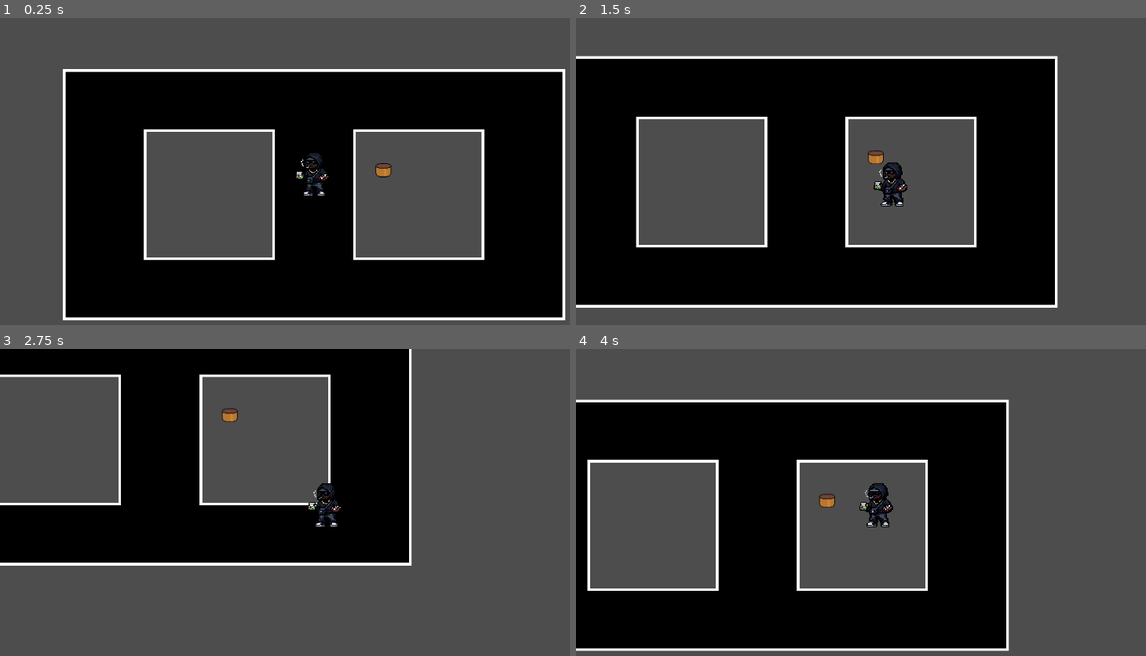
Above: before the commit, frames 1-4 (two rows, left to right).
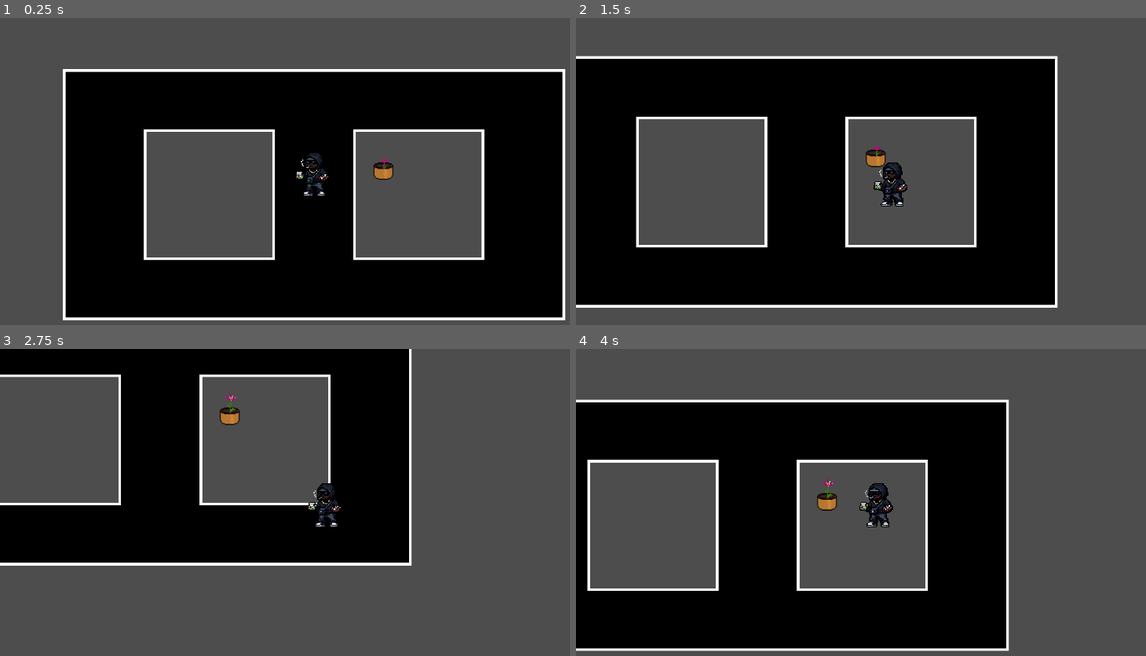
Above: after the commit, the same moments.

Repository: Magical-Schedule/magical-schedule
Game: Godot game, scene res://scenes/dev/playground.tscn
Same seed, same stepped clock (60 frames per second), same inputs: the game is played once before the commit and once after it.
Inputs (mouse positions are in pixels of both pictures, inside the frame that each line leads up to):
- Up to frame 1 (0.25 s): no input
- Up to frame 2 (1.5 s): tap Enter at 0.5 s; move the mouse to (1026, 177) at 0.52 s; hold D (move_right) 0.53-1.28 s; hold F (interact) 0.53-1.28 s; click (1026, 177) at 0.67 s; tap E at 0.8, 1.35 s; move the mouse to (764, 211) at 1.27 s; hold S (move_down) from 1.28 s (still down); click (764, 211) at 1.42 s
- Up to frame 3 (2.75 s): tap F (interact) at 1.55 s; move the mouse to (376, 447) at 2.02 s; release S (move_down) at 2.03 s; hold D (move_right) from 2.03 s (still down); hold F (interact) from 2.03 s (still down); click (376, 447) at 2.17 s; tap E at 2.3 s
- Up to frame 4 (4 s): move the mouse to (861, 597) at 2.77 s; release D (move_right) at 2.78 s; release F (interact) at 2.78 s; hold W (move_up) 2.78-3.53 s; tap E at 2.85, 3.8 s; click (861, 597) at 2.92 s; tap F (interact) at 3.05 s; move the mouse to (1077, 579) at 3.52 s; hold A (move_left) from 3.53 s (still down); hold F (interact) from 3.53 s (still down); click (1077, 579) at 3.67 s

The runs differ from the first frame. In frame 1, 0.1% of the frame differs, in the area x 65-70%, y 45-53%; in frame 2, 0.1%; in frame 3, 0.2%, in the area x 38-43%, y 14-25%; in frame 4, 0.2%.

Commit message:
Fix: Inventory UI layout, CanvasLayer setup and dynamic item harvesting
V tem posodobljenem delu sem se osredotočil na izboljšavo uporabniškega vmesnika in logike obiranja rastlin, da bi bila igra bolj stabilna in pregledna. Glavna sprememba je uvedba sistema CanvasLayer, ki omogoča, da inventar ostane fiksiran na zaslonu ne glede na premikanje igralca po svetu. Hkrati sem popravil sidra (Anchors), tako da se glavni meni vedno odpre na sredini, vroča vrstica (hotbar) pa ostane poravnana na spodnji del zaslona.

Kar zadeva samo igranje, sem v skripti field.gd implementiral dinamično prepoznavanje rastlin. Igra zdaj sama ugotovi, katero vrsto si ubral – naj bo to drevo, cvet ali goba – in samodejno poišče ustrezno datoteko .tres znotraj mape Define, kar zagotavlja pravilno prikazovanje ikon v inventarju. Da bi bila izkušnja bolj čista, sem odstranil fiksni začetni predmet v InventoryUI.gd, tako da je meni ob zagonu prazen, miška pa zdaj ostane vidna za lažje upravljanje predmetov.

Diff:
--- a/scripts/field.gd
+++ b/scripts/field.gd
@@ -7,8 +7,8 @@
 const WET_POT = "res://assets/plants/pots/wet_pot.png"
 
 @onready var pot_sprite: Sprite2D = $PotSprite
-@onready var plant_sprite:  Sprite2D = $PlantSprite
-@onready var interaction_area:  Area2D = $InteractionArea
+@onready var plant_sprite: Sprite2D = $PlantSprite
+@onready var interaction_area: Area2D = $InteractionArea
 
 var state: FieldState = FieldState.EMPTY
 var crop: Crop = null
@@ -17,21 +17,25 @@
 	reset_field()
 	plant_sprite.visible = false
 
-	# Povečaj sprite-e
-	pot_sprite.scale = Vector2(2, 2)
-	plant_sprite.scale = Vector2(2, 2)
+	pot_sprite.scale = Vector2(2.5, 2.5)
+	plant_sprite.scale = Vector2(2.5, 2.5)
 
-	# Premakni rastlino navzgor
-	plant_sprite.position. y = -64
+	plant_sprite.texture_filter = CanvasItem.TEXTURE_FILTER_NEAREST
+	plant_sprite.position.y = -74
 
-	# Poveži signale za detekcijo igralca
 	if interaction_area:
 		interaction_area.body_entered.connect(_on_player_entered)
 		interaction_area.body_exited.connect(_on_player_exited)
 
+	var test_crop = Crop.new()
+	test_crop.crop_name = "flower"
+	test_crop.time_per_stage = 2.0
+
+	plant_seed(test_crop)
+
 func _process(delta):
 	if state == FieldState.GROWING and crop:
-		if crop.grow(delta):  # Vrne true če se je stage spremenil
+		if crop.grow(delta):
 			update_plant_sprite()
 			if crop.is_mature():
 				state = FieldState.READY
@@ -51,35 +55,36 @@
 	state = FieldState.WET
 	pot_sprite.texture = load(WET_POT)
 
-	# Prikaži prvo fazo rastline
 	plant_sprite.visible = true
 	update_plant_sprite()
 	state = FieldState.GROWING
-	print("🌱 Planted:  ", crop.crop_name)
+	print("🌱 Planted: ", crop.crop_name)
 
 func update_plant_sprite():
 	if not crop:
 		return
 
-	# Nastavi spritesheet frame glede na stage
 	plant_sprite.texture = load("res://assets/plants/growing_animations/growing_animations.png")
-	plant_sprite.hframes = 4  # 4 faze horizontalno
-	plant_sprite.vframes = 4  # 4 različne rastline vertikalno
 
-	# TODO: Mapirati crop_name na row index
-	# Za zdaj uporabi row 0 (prva rastlina)
+	plant_sprite.hframes = 4
+	plant_sprite.vframes = 4
+
 	var crop_row: int = 0
-	plant_sprite.frame = crop_row * plant_sprite. hframes + crop.current_stage
+	if crop.crop_name == "carnivorous": crop_row = 1
+	elif crop.crop_name == "tree": crop_row = 2
+	elif crop.crop_name == "flower": crop_row = 3
+
+	plant_sprite.frame = (crop_row * plant_sprite.hframes) + crop.current_stage
+	plant_sprite.visible = true
 
 func can_harvest() -> bool:
-	return state == FieldState. READY
+	return state == FieldState.READY
 
 func harvest() -> Dictionary:
 	if state != FieldState.READY or not crop:
 		return {}
 
-	# Izračunaj yield (random bonus)
-	var yield_amount = crop.base_yield + randi() % 3  # +0 do +2
+	var yield_amount = crop.base_yield + randi() % 3
 
 	var result = {
 		"item": crop.harvest_item_name,
@@ -99,3 +104,24 @@
 	if body is Player:
 		body.nearby_field = null
 		print("🔴 Igralec zapustil območje polja")
+
+func _unhandled_input(event):
+	if event is InputEventKey and event.keycode == KEY_E and event.pressed:
+		if state == FieldState.READY:
+			for body in interaction_area.get_overlapping_bodies():
+				if body is Player:
+					execute_harvest()
+
+func execute_harvest():
+	var result = harvest()
+	if not result.is_empty():
+		var inv_ui = get_tree().root.find_child("InventoryUi", true, false)
+		if inv_ui:
+			var item_path = "res://scripts/items/Define/" + result.item + ".tres"
+
+			if ResourceLoader.exists(item_path):
+				var item_resource = load(item_path)
+				inv_ui.add_item(item_resource, result.amount)
+				print("✅ Uspešno ubrano: ", result.item)
+			else:
+				print("❌ Nedostaje resurs: ", item_path)
--- a/scripts/item-system/inventory/InventoryUI.gd
+++ b/scripts/item-system/inventory/InventoryUI.gd
@@ -1,4 +1,6 @@
 extends Control
+
+class_name InventoryUI
 
 @export var slot_scene: PackedScene
 @onready var inv_grid = $Panel/VBoxContainer/InventoryGrid
@@ -15,7 +17,6 @@
 	inventory_data = InventoryData.load_or_create()
 	inv_panel.visible = false
 	hotbar_panel.visible = true
-	add_item(load("res://scripts/items/Define/mushroom.tres"))
 	populate_grids()
 #naredi inventory
 func populate_grids():
@@ -29,7 +30,6 @@
 		else:
 			hotbar_grid.add_child(slot_visual)
 		slot_visual.set_slot_data(inventory_data.slots[i])
-#inventory toggle z E
 func _input(event):
 	if event.is_action_pressed("inventory_toggle"):
 		inv_panel.visible = !inv_panel.visible
@@ -37,7 +37,7 @@
 		if inv_panel.visible:
 			Input.mouse_mode = Input.MOUSE_MODE_VISIBLE
 		else:
-			Input.mouse_mode = Input.MOUSE_MODE_CAPTURED
+			Input.mouse_mode = Input.MOUSE_MODE_VISIBLE
 			inventory_data.save_inventory()
 
 func add_item(item: ItemData, count: int = 1):
@@ -50,13 +50,13 @@
 			var slot = inventory_data.slots[i]
 			if slot.item_data == item:
 				slot.quantity += count
-				return true # Uspešno dodano
+				return true
 
 	for i in search_order:
 		var slot = inventory_data.slots[i]
 		if slot.item_data == null:
 			slot.item_data = item
 			slot.quantity = count
-			return true # Uspešno dodano
+			return true
 
 	return false
--- a/scripts/item-system/inventory/InventoryUI.tscn
+++ b/scripts/item-system/inventory/InventoryUI.tscn
@@ -34,10 +34,10 @@
 anchor_top = 0.5
 anchor_right = 0.5
 anchor_bottom = 0.5
-offset_left = -498.0
-offset_top = -374.0
-offset_right = 502.0
-offset_bottom = 286.0
+offset_left = -500.0
+offset_top = -330.0
+offset_right = 500.0
+offset_bottom = 330.0
 grow_horizontal = 2
 grow_vertical = 2
 theme_override_styles/panel = SubResource("StyleBoxTexture_6jawy")
@@ -69,17 +69,6 @@
 [node name="Panel2" type="Panel" parent="."]
 self_modulate = Color(1, 1, 1, 0.1882353)
 layout_mode = 1
-anchors_preset = 7
-anchor_left = 0.5
-anchor_top = 1.0
-anchor_right = 0.5
-anchor_bottom = 1.0
-offset_left = -494.0
-offset_top = -193.0
-offset_right = 506.0
-offset_bottom = -83.0
-grow_horizontal = 2
-grow_vertical = 0
 theme_override_styles/panel = SubResource("StyleBoxTexture_qhxqw")
 
 [node name="VBoxContainer" type="VBoxContainer" parent="Panel2"]
--- /dev/null
+++ b/scripts/items/Define/blue_flower.tres
@@ -0,0 +1,10 @@
+[gd_resource type="Resource" script_class="ItemData" load_steps=3 format=3 uid="uid://g1fyh7bwq870"]
+
+[ext_resource type="Texture2D" uid="uid://djnobyg3t2avp" path="res://assets/plants/inventory_items/flower_item.png" id="1_kbdpe"]
+[ext_resource type="Script" uid="uid://cn14bkb8rllvo" path="res://scripts/item-system/inventory/ItemData.gd" id="2_jpfua"]
+
+[resource]
+script = ExtResource("2_jpfua")
+name = "Flower"
+icon = ExtResource("1_kbdpe")
+metadata/_custom_type_script = "uid://cn14bkb8rllvo"
--- /dev/null
+++ b/scripts/items/Define/fly.tres
@@ -0,0 +1,10 @@
+[gd_resource type="Resource" script_class="ItemData" load_steps=3 format=3 uid="uid://coeol1ciotl2s"]
+
+[ext_resource type="Texture2D" uid="uid://ddhg112c1dv5c" path="res://assets/plants/inventory_items/fly_item.png" id="1_runvl"]
+[ext_resource type="Script" uid="uid://cn14bkb8rllvo" path="res://scripts/item-system/inventory/ItemData.gd" id="2_yo6u1"]
+
+[resource]
+script = ExtResource("2_yo6u1")
+name = "Fly"
+icon = ExtResource("1_runvl")
+metadata/_custom_type_script = "uid://cn14bkb8rllvo"
--- a/scripts/items/Define/mushroom.tres
+++ b/scripts/items/Define/mushroom.tres
@@ -1,6 +1,6 @@
 [gd_resource type="Resource" script_class="ItemData" load_steps=3 format=3 uid="uid://c1e7hxdotdt8r"]
 
-[ext_resource type="Texture2D" uid="uid://b1nysixmtg7s6" path="res://assets/plants/pots/dry_pot.png" id="1_g1g6t"]
+[ext_resource type="Texture2D" uid="uid://bs8s263t2ihji" path="res://assets/plants/inventory_items/mushroom_item.png" id="1_g1g6t"]
 [ext_resource type="Script" uid="uid://cn14bkb8rllvo" path="res://scripts/item-system/inventory/ItemData.gd" id="1_rkfhs"]
 
 [resource]
--- /dev/null
+++ b/scripts/items/Define/tree.tres
@@ -0,0 +1,10 @@
+[gd_resource type="Resource" script_class="ItemData" load_steps=3 format=3 uid="uid://ck0xarjwegqp6"]
+
+[ext_resource type="Texture2D" uid="uid://1hb4n1t6kexq" path="res://assets/plants/inventory_items/tree_item.png" id="1_gmu0q"]
+[ext_resource type="Script" uid="uid://cn14bkb8rllvo" path="res://scripts/item-system/inventory/ItemData.gd" id="2_77q2o"]
+
+[resource]
+script = ExtResource("2_77q2o")
+name = "Tree"
+icon = ExtResource("1_gmu0q")
+metadata/_custom_type_script = "uid://cn14bkb8rllvo"
